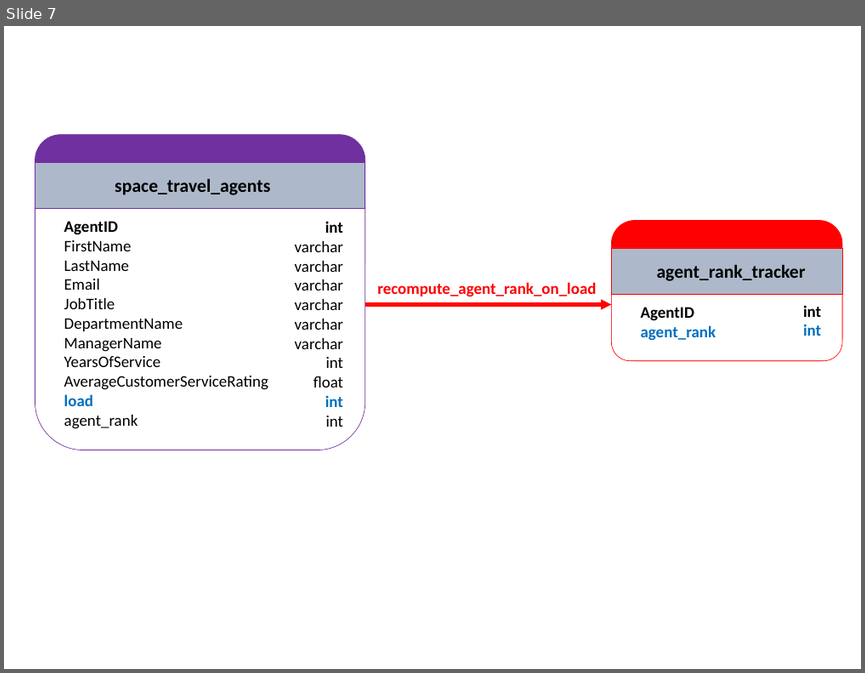
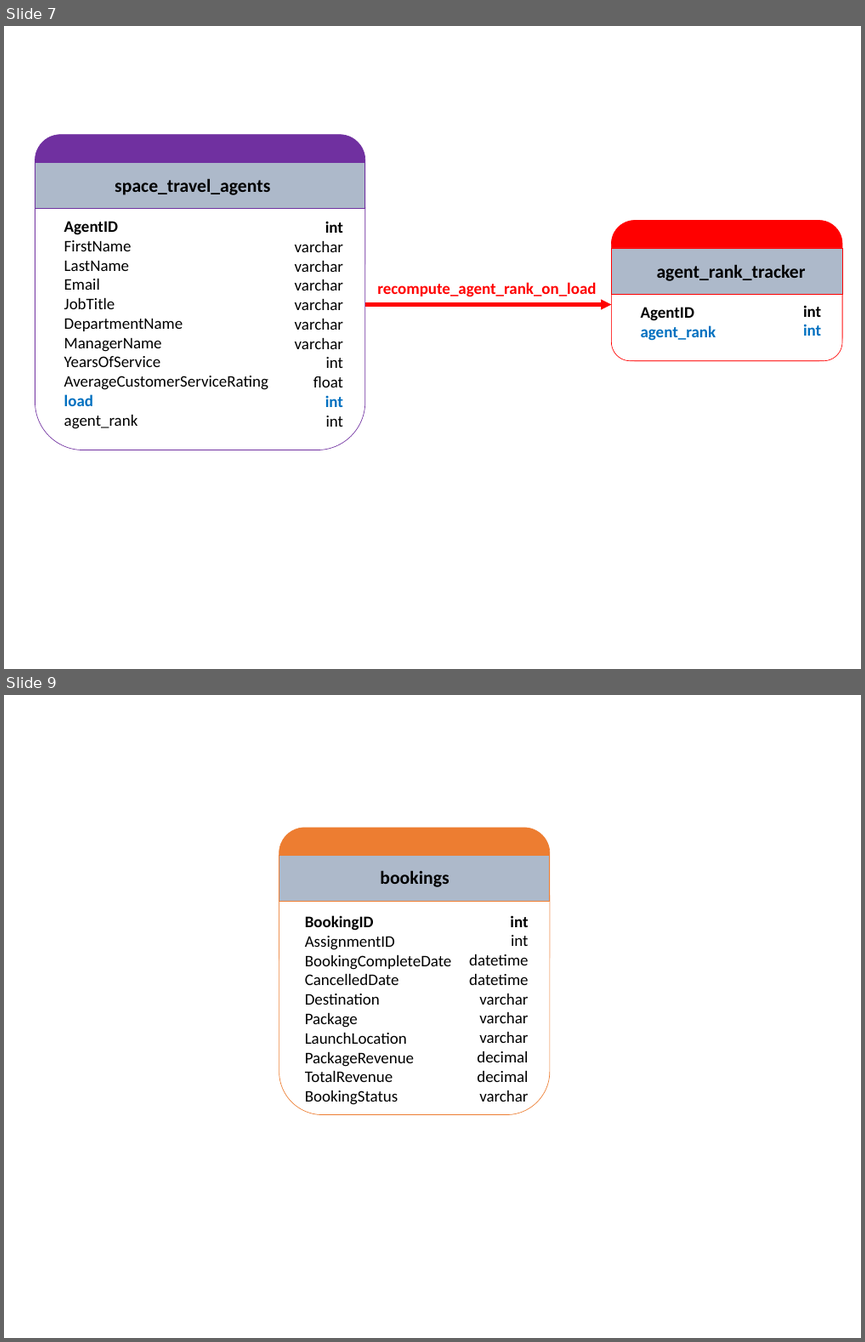
Before and after one commit to kpnguyen21/space-challenge, a slide deck: Figures/figure.pptx. Shown one above the other, each under a label of ours: slide 7 before the commit, slides 7 and 9 after it; the slides between them are not shown. The pictures are 865x673 and 865x1342 pixels, drawn with LibreOffice and Linux fonts; fonts in the diff are those of the drawing; background and template pictures are left out. Boxes give left, top, right and bottom in pixels: in the first picture for what was removed or moved away, otherwise in the second. Text is boxed around its words. In the diff, an @@ line names an element or a change of style, - is before the commit and + after.

```diff
--- a/Figures/figure.pptx
+++ b/Figures/figure.pptx
@@ slide 9 added at (4, 695, 861, 1338), background #FFFFFF @@
@@ group added at (279, 828, 550, 1115): 3 texts, 2 rounded rectangles, 1 rectangle @@
+bookings
+BookingID
+AssignmentID
+BookingCompleteDate
+CancelledDate
+Destination
+Package
+LaunchLocation
+PackageRevenue
+TotalRevenue
+BookingStatus
+int
+int
+datetime
+datetime
+varchar
+varchar
+varchar
+decimal
+decimal
+varchar
```
Also in this commit, not shown: 3 other slides added, 4 other files.
